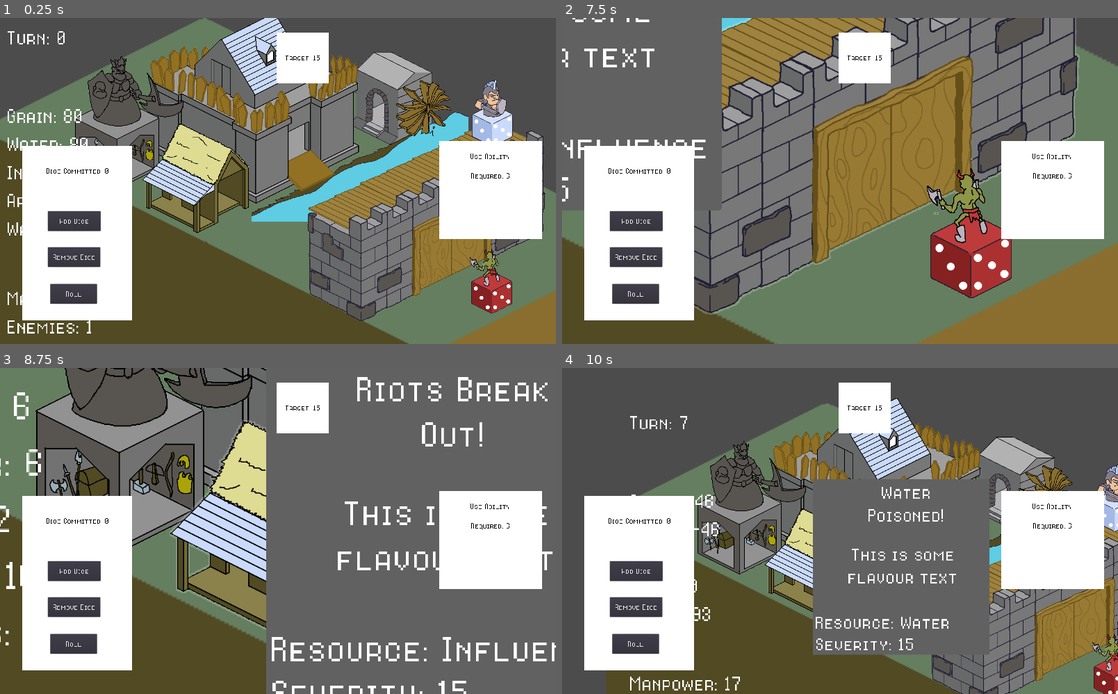
Above: before the commit, frames 1-4 (two rows, left to right).
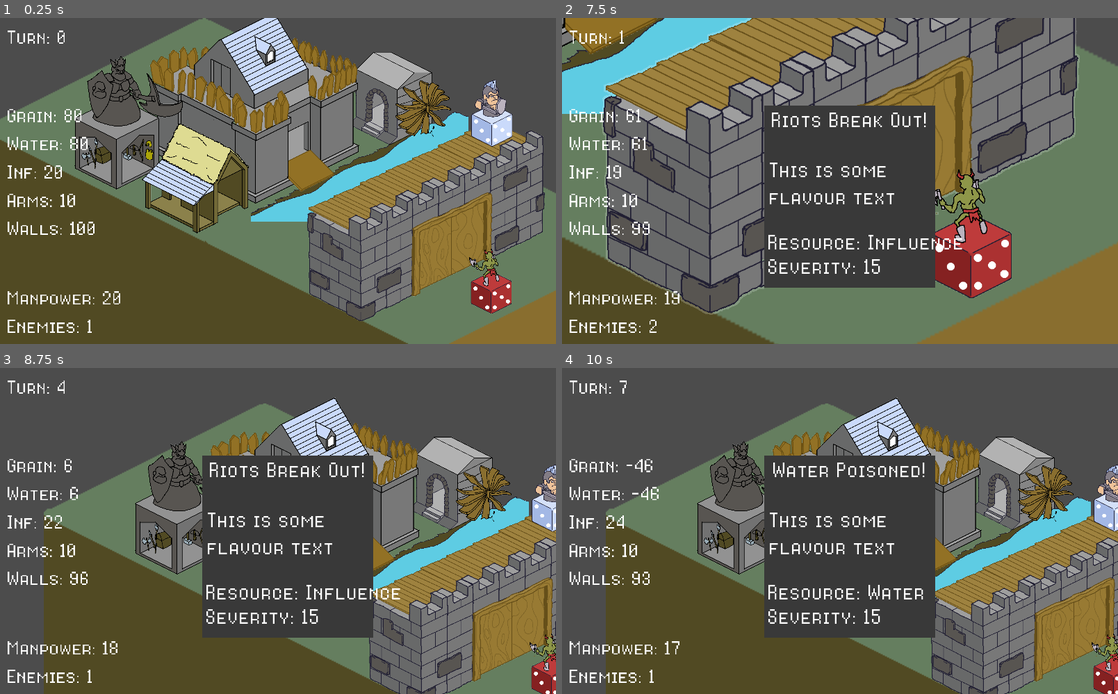
Above: after the commit, the same moments.

Repository: CapsCollective/rng-stronghold
Game: Godot game, scene res://scenes/main.tscn
Same seed, same stepped clock (60 frames per second), same inputs: the game is played once before the commit and once after it.
Inputs (mouse positions are in pixels of both pictures, inside the frame that each line leads up to):
- Up to frame 1 (0.25 s): no input
- Up to frame 2 (7.5 s): click (634, 295) at 0.5 s, where only the run before the commit has a clickable "Roll"; click (634, 220) at 1.25 s, where only the run before the commit has a clickable "Add Dice"; click (634, 255) at 2 s, where only the run before the commit has a clickable "Remove Dice"; click (634, 295) at 2.75 s, where only the run before the commit has a clickable "Roll"; click (634, 220) at 3.5 s, where only the run before the commit has a clickable "Add Dice"; click (634, 255) at 4.25 s, where only the run before the commit has a clickable "Remove Dice"; click (634, 295) at 5 s, where only the run before the commit has a clickable "Roll"; click (634, 220) at 5.75 s, where only the run before the commit has a clickable "Add Dice"; click (634, 255) at 6.5 s, where only the run before the commit has a clickable "Remove Dice"; tap Enter (ui_accept) at 7.25 s; move the mouse to (1001, 154) at 7.27 s; press the mouse at (1001, 154) at 7.28 s
- Up to frame 3 (8.75 s): tap Enter (ui_accept) at 7.52, 8, 8.27 s; move the mouse to (278, 531) at 8.02 s; release the mouse at (278, 531) at 8.03 s; right-click (278, 531) at 8.1 s; click (278, 531) at 8.17 s
- Up to frame 4 (10 s): tap Enter (ui_accept) at 8.75, 9.5, 9.77 s; move the mouse to (973, 374) at 8.77 s; press the mouse at (973, 374) at 8.78 s; move the mouse to (706, 420) at 9.52 s; release the mouse at (706, 420) at 9.53 s; right-click (706, 420) at 9.6 s; click (706, 420) at 9.67 s

The runs differ from the first frame. In frame 1, 23% of the frame differs, in the area x 1-99%, y 0-97%; in frame 2, 45%; in frame 3, 68%, in the area x 0-100%, y 0-100%; in frame 4, 41%.

Commit message:
Cleaned up and organised main scene into HUD and other

Diff:
--- a/scenes/event_panel.gd
+++ b/scenes/event_panel.gd
@@ -1,4 +1,4 @@
-extends Node2D
+extends Control
 
 var resource_names = ["Food", "Water", "Wall", "Arms", "Influence"]
 
--- a/scenes/event_panel.tscn
+++ b/scenes/event_panel.tscn
@@ -1,28 +1,37 @@
-[gd_scene load_steps=5 format=2]
+[gd_scene load_steps=4 format=2]
 
 [ext_resource path="res://scenes/event_panel.gd" type="Script" id=1]
-[ext_resource path="res://res/Panel.png" type="Texture" id=2]
 [ext_resource path="res://res/8bitOperatorPlusSC-Regular.ttf" type="DynamicFontData" id=3]
 
 [sub_resource type="DynamicFont" id=1]
-size = 70
+size = 34
 font_data = ExtResource( 3 )
 
-[node name="Node2D" type="Node2D"]
-scale = Vector2( 0.414592, 0.414592 )
+[node name="EventPanel" type="Control"]
+margin_left = -1.0
+margin_top = 1.0
+margin_right = 314.0
+margin_bottom = 339.0
 script = ExtResource( 1 )
+__meta__ = {
+"_edit_use_anchors_": false
+}
 
-[node name="Panel" type="Sprite" parent="."]
-modulate = Color( 0.384314, 0.384314, 0.384314, 1 )
-scale = Vector2( 0.8, 0.8 )
-texture = ExtResource( 2 )
+[node name="ColorRect" type="ColorRect" parent="."]
+margin_top = 1.0
+margin_right = 316.0
+margin_bottom = 336.0
+color = Color( 0.227451, 0.227451, 0.227451, 1 )
+__meta__ = {
+"_edit_use_anchors_": false
+}
 
 [node name="TitleLabel" type="Label" parent="."]
 anchor_right = 0.61
-margin_left = -272.292
-margin_top = -329.0
-margin_right = 314.708
-margin_bottom = -231.0
+margin_left = 4.0
+margin_top = 2.0
+margin_right = 117.8
+margin_bottom = 100.0
 grow_horizontal = 2
 grow_vertical = 2
 custom_fonts/font = SubResource( 1 )
@@ -35,33 +44,41 @@
 
 [node name="BodyLabel" type="Label" parent="."]
 anchor_right = 0.61
-margin_left = -284.771
-margin_top = -54.4822
-margin_right = 298.229
-margin_bottom = 43.5178
+margin_left = 8.33673
+margin_top = 95.1839
+margin_right = 113.137
+margin_bottom = 193.184
 grow_horizontal = 2
 grow_vertical = 2
 custom_fonts/font = SubResource( 1 )
-text = "Body"
-align = 1
+text = "Body text"
 autowrap = true
+__meta__ = {
+"_edit_use_anchors_": false
+}
 
 [node name="SeverityLabel" type="Label" parent="."]
 anchor_right = 0.61
-margin_left = -382.567
-margin_top = 294.072
-margin_right = 200.433
-margin_bottom = 392.072
+margin_left = 6.32654
+margin_top = 272.052
+margin_right = 116.127
+margin_bottom = 370.052
 grow_vertical = 2
 custom_fonts/font = SubResource( 1 )
 text = "Severity: "
+__meta__ = {
+"_edit_use_anchors_": false
+}
 
 [node name="ResourceLabel" type="Label" parent="."]
 anchor_right = 0.61
-margin_left = -385.074
-margin_top = 197.53
-margin_right = 197.926
-margin_bottom = 295.53
+margin_left = 5.97955
+margin_top = 227.5
+margin_right = 117.78
+margin_bottom = 325.5
 grow_vertical = 2
 custom_fonts/font = SubResource( 1 )
 text = "Resource: "
+__meta__ = {
+"_edit_use_anchors_": false
+}
--- a/scenes/main.tscn
+++ b/scenes/main.tscn
@@ -1,14 +1,10 @@
-[gd_scene load_steps=7 format=2]
+[gd_scene load_steps=6 format=2]
 
 [ext_resource path="res://scripts/event_manager.gd" type="Script" id=1]
 [ext_resource path="res://scenes/buildings.tscn" type="PackedScene" id=2]
-[ext_resource path="res://res/8bitOperatorPlusSC-Regular.ttf" type="DynamicFontData" id=3]
+[ext_resource path="res://scenes/resource_bar.tscn" type="PackedScene" id=3]
 [ext_resource path="res://scenes/event_panel.tscn" type="PackedScene" id=4]
 [ext_resource path="res://scenes/building_interface.tscn" type="PackedScene" id=5]
-
-[sub_resource type="DynamicFont" id=1]
-size = 50
-font_data = ExtResource( 3 )
 
 [node name="Node2D" type="Node2D"]
 position = Vector2( 0.709473, 0 )
@@ -24,95 +20,20 @@
 scale = Vector2( 0.617864, 0.617864 )
 current = true
 
-[node name="Buildings" parent="." instance=ExtResource( 2 )]
-position = Vector2( 85.061, 0 )
+[node name="HUDCanvas" type="CanvasLayer" parent="."]
 
-[node name="TurnLabel" type="Label" parent="."]
-margin_left = 11.4153
-margin_top = 12.453
-margin_right = 170.415
-margin_bottom = 96.453
-rect_scale = Vector2( 0.617864, 0.617864 )
-custom_fonts/font = SubResource( 1 )
-text = "Turn: "
-__meta__ = {
-"_edit_use_anchors_": false
-}
+[node name="ResourceBar" parent="HUDCanvas" instance=ExtResource( 3 )]
 
-[node name="DiceLabel" type="Label" parent="."]
-margin_left = 11.4153
-margin_top = 491.976
-margin_right = 298.415
-margin_bottom = 575.976
-rect_scale = Vector2( 0.617864, 0.617864 )
-custom_fonts/font = SubResource( 1 )
-text = "Manpower: "
-__meta__ = {
-"_edit_use_anchors_": false
-}
-
-[node name="EnemiesLabel" type="Label" parent="."]
-margin_left = 11.4153
-margin_top = 543.978
-margin_right = 298.415
-margin_bottom = 627.978
-rect_scale = Vector2( 0.617864, 0.617864 )
-custom_fonts/font = SubResource( 1 )
-text = "Enemies: "
-
-[node name="GrainLabel" type="Label" parent="."]
-margin_left = 11.4153
-margin_top = 155.957
-margin_right = 216.415
-margin_bottom = 239.957
-rect_scale = Vector2( 0.617864, 0.617864 )
-custom_fonts/font = SubResource( 1 )
-text = "Grain :  "
-
-[node name="WaterLabel" type="Label" parent="."]
-margin_left = 11.4153
-margin_top = 207.786
-margin_right = 234.415
-margin_bottom = 291.786
-rect_scale = Vector2( 0.617864, 0.617864 )
-custom_fonts/font = SubResource( 1 )
-text = "Water :  "
-
-[node name="InfluenceLabel" type="Label" parent="."]
-margin_left = 11.4153
-margin_top = 259.917
-margin_right = 234.415
-margin_bottom = 343.917
-rect_scale = Vector2( 0.617864, 0.617864 )
-custom_fonts/font = SubResource( 1 )
-text = "Inf:  "
-
-[node name="WeaponsLabel" type="Label" parent="."]
-margin_left = 11.4153
-margin_top = 311.747
-margin_right = 234.415
-margin_bottom = 395.747
-rect_scale = Vector2( 0.617864, 0.617864 )
-custom_fonts/font = SubResource( 1 )
-text = "Arms:  "
-
-[node name="WallsLabel" type="Label" parent="."]
-margin_left = 11.4153
-margin_top = 363.561
-margin_right = 234.415
-margin_bottom = 447.561
-rect_scale = Vector2( 0.617864, 0.617864 )
-custom_fonts/font = SubResource( 1 )
-text = "Walls:  "
-__meta__ = {
-"_edit_use_anchors_": false
-}
-
-[node name="CanvasLayer" type="CanvasLayer" parent="."]
-
-[node name="BuildingInterface" parent="CanvasLayer" instance=ExtResource( 5 )]
+[node name="BuildingInterface" parent="HUDCanvas" instance=ExtResource( 5 )]
+visible = false
 position = Vector2( 0.709473, 0.679001 )
 
-[node name="EventPanel" parent="." instance=ExtResource( 4 )]
+[node name="EventPanel" parent="HUDCanvas" instance=ExtResource( 4 )]
 visible = false
-position = Vector2( 512, 300 )
+margin_left = 371.753
+margin_top = 160.183
+margin_right = 686.753
+margin_bottom = 498.183
+
+[node name="Buildings" parent="." instance=ExtResource( 2 )]
+position = Vector2( 84.3977, 0 )
--- /dev/null
+++ b/scenes/resource_bar.tscn
@@ -0,0 +1,95 @@
+[gd_scene load_steps=3 format=2]
+
+[ext_resource path="res://res/8bitOperatorPlusSC-Regular.ttf" type="DynamicFontData" id=1]
+
+[sub_resource type="DynamicFont" id=1]
+size = 50
+font_data = ExtResource( 1 )
+
+[node name="ResourceBar" type="Control"]
+margin_right = 1023.0
+margin_bottom = 78.0
+__meta__ = {
+"_edit_use_anchors_": false
+}
+
+[node name="TurnLabel" type="Label" parent="."]
+margin_left = 12.1248
+margin_top = 12.453
+margin_right = 171.124
+margin_bottom = 96.453
+rect_scale = Vector2( 0.617864, 0.617864 )
+custom_fonts/font = SubResource( 1 )
+text = "Turn: "
+__meta__ = {
+"_edit_use_anchors_": false
+}
+
+[node name="DiceLabel" type="Label" parent="."]
+margin_left = 12.1248
+margin_top = 491.976
+margin_right = 299.125
+margin_bottom = 575.976
+rect_scale = Vector2( 0.617864, 0.617864 )
+custom_fonts/font = SubResource( 1 )
+text = "Manpower: "
+__meta__ = {
+"_edit_use_anchors_": false
+}
+
+[node name="EnemiesLabel" type="Label" parent="."]
+margin_left = 12.1248
+margin_top = 543.978
+margin_right = 299.124
+margin_bottom = 627.978
+rect_scale = Vector2( 0.617864, 0.617864 )
+custom_fonts/font = SubResource( 1 )
+text = "Enemies: "
+
+[node name="GrainLabel" type="Label" parent="."]
+margin_left = 12.1248
+margin_top = 155.957
+margin_right = 217.125
+margin_bottom = 239.957
+rect_scale = Vector2( 0.617864, 0.617864 )
+custom_fonts/font = SubResource( 1 )
+text = "Grain :  "
+
+[node name="WaterLabel" type="Label" parent="."]
+margin_left = 12.1248
+margin_top = 207.786
+margin_right = 235.125
+margin_bottom = 291.786
+rect_scale = Vector2( 0.617864, 0.617864 )
+custom_fonts/font = SubResource( 1 )
+text = "Water :  "
+
+[node name="InfluenceLabel" type="Label" parent="."]
+margin_left = 12.1248
+margin_top = 259.917
+margin_right = 235.124
+margin_bottom = 343.917
+rect_scale = Vector2( 0.617864, 0.617864 )
+custom_fonts/font = SubResource( 1 )
+text = "Inf:  "
+
+[node name="WeaponsLabel" type="Label" parent="."]
+margin_left = 12.1248
+margin_top = 311.747
+margin_right = 235.124
+margin_bottom = 395.747
+rect_scale = Vector2( 0.617864, 0.617864 )
+custom_fonts/font = SubResource( 1 )
+text = "Arms:  "
+
+[node name="WallsLabel" type="Label" parent="."]
+margin_left = 12.1248
+margin_top = 363.561
+margin_right = 235.124
+margin_bottom = 447.561
+rect_scale = Vector2( 0.617864, 0.617864 )
+custom_fonts/font = SubResource( 1 )
+text = "Walls:  "
+__meta__ = {
+"_edit_use_anchors_": false
+}
--- a/scripts/event_manager.gd
+++ b/scripts/event_manager.gd
@@ -105,18 +105,18 @@
 func generate_events():
 	var new_event = events[randi()%events.size()]
 	active_events.append(new_event)
-	$EventPanel.display_event(new_event)
-	$EventPanel.show()
+	$"HUDCanvas/EventPanel".display_event(new_event)
+	$"HUDCanvas/EventPanel".show()
 
 func update_ui():
-	$GrainLabel.text = "Grain: " + str(grain)
-	$WaterLabel.text = "Water: " + str(water)
-	$InfluenceLabel.text = "Inf: " + str(influence)
-	$WeaponsLabel.text = "Arms: " + str(arms)
-	$WallsLabel.text = "Walls: " + str(walls)
-	$TurnLabel.text = "Turn: " + str(turn)
-	$EnemiesLabel.text = "Enemies: " + str(enemies)
-	$DiceLabel.text = "Manpower: " + str(dice)
+	$"HUDCanvas/ResourceBar/GrainLabel".text = "Grain: " + str(grain)
+	$"HUDCanvas/ResourceBar/WaterLabel".text = "Water: " + str(water)
+	$"HUDCanvas/ResourceBar/InfluenceLabel".text = "Inf: " + str(influence)
+	$"HUDCanvas/ResourceBar/WeaponsLabel".text = "Arms: " + str(arms)
+	$"HUDCanvas/ResourceBar/WallsLabel".text = "Walls: " + str(walls)
+	$"HUDCanvas/ResourceBar/TurnLabel".text = "Turn: " + str(turn)
+	$"HUDCanvas/ResourceBar/EnemiesLabel".text = "Enemies: " + str(enemies)
+	$"HUDCanvas/ResourceBar/DiceLabel".text = "Manpower: " + str(dice)
 
 func display_active_events():
 	print(active_events)
@@ -125,4 +125,4 @@
 	if event.is_action_pressed("ui_accept"):
 		process_turn()
 	if event.is_action_pressed("ui_cancel"):
-		$EventPanel.hide()
+		$"HUDCanvas/EventPanel".hide()
